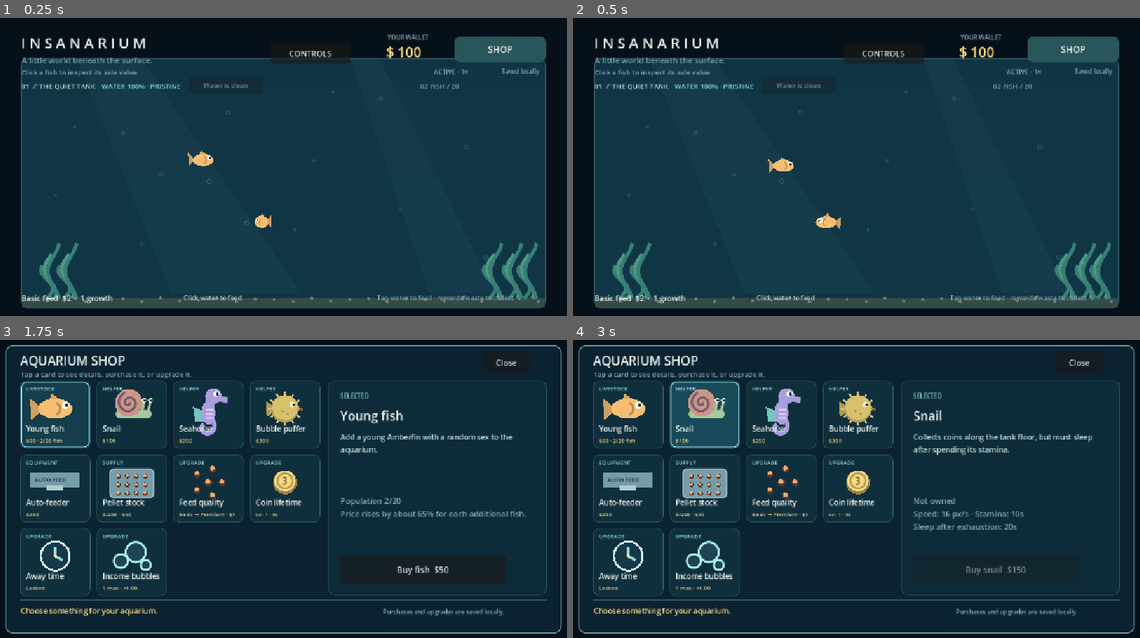
Above: before the commit, frames 1-4 (two rows, left to right).
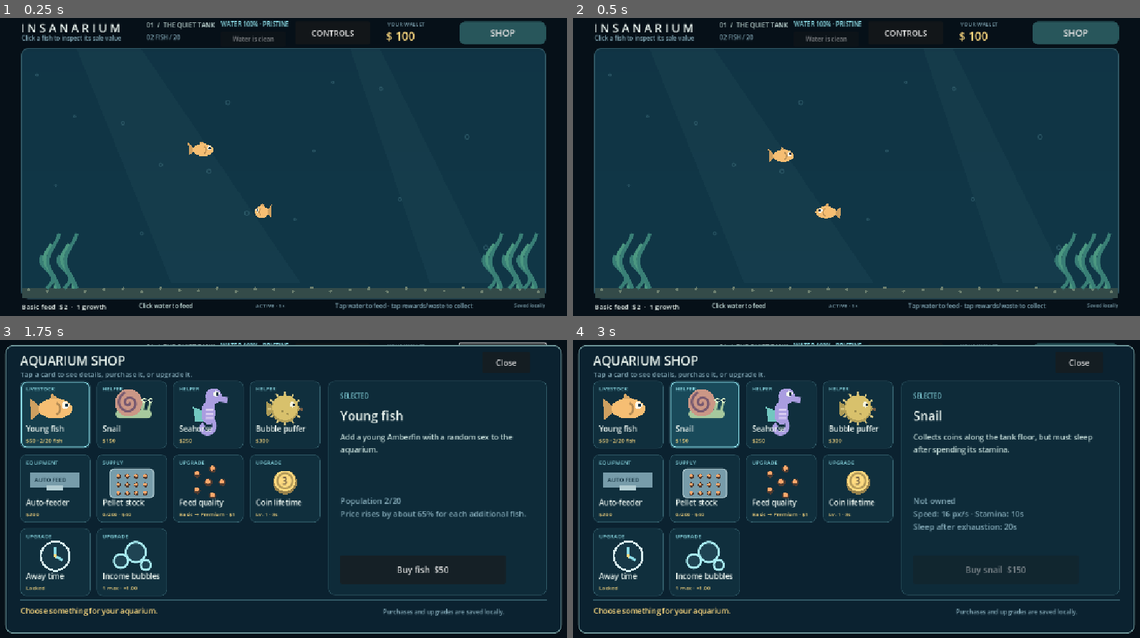
Above: after the commit, the same moments.

Repository: joshuakosasih/insanarium
Game: Godot game, scene res://scenes/aquarium.tscn
Two runs of this game, one before a commit and one after it. Both use one fixed random seed, a clock stepped at 60 frames per second and the inputs below.
Inputs (mouse positions are in pixels of both pictures, inside the frame that each line leads up to):
- Up to frame 1 (0.25 s): no input
- Up to frame 2 (0.5 s): no input
- Up to frame 3 (1.75 s): click "CONTROLS" at 0.5 s; click "SHOP" at 1.25 s
- Up to frame 4 (3 s): click (629, 414) at 2.02 s; click (703, 414) at 2.77 s

The runs differ from the first frame. In frame 1, 15% of the frame differs, in the area x 3-97%, y 0-99%; in frame 2, 15%; in frame 3, 0.2%; in frame 4, 0.2%.

Commit message:
Separate aquarium header and footer layout

Diff:
--- a/scripts/aquarium.gd
+++ b/scripts/aquarium.gd
@@ -9,12 +9,13 @@
 const MobileOrientationGateScript = preload("res://scripts/ui/mobile_orientation_gate.gd")
 const TANK := Rect2(48, 166, 1056, 504)
 const SWIM_BOUNDS := Rect2(85, 197, 982, 443)
-const TANK_BOTTOM_MARGIN := 16.0
+const TANK_BOTTOM_MARGIN := 36.0
 var feeds: Array[FeedProfile] = FeedProfile.tiers()
 var hud_layer: CanvasLayer
 var feed_upgrades := FeedUpgrades.new()
 var feed_label: Label
 var feed_status: Label
+var footer_hint: Label
 var invasions: InvasionDirector
 var pace_label: Label
 var away_data: Dictionary = {}
@@ -50,6 +51,7 @@
 var water_overlay: WaterQualityOverlay
 var buy_button: Button
 var shop_button: Button
+var controls_button: Button
 var shop_panel: Panel
 var shop_status: Label
 var shop_cards: Dictionary = {}
@@ -136,6 +138,13 @@
 	position = Vector2(extra_width * 0.5, tank_y)
 	if is_instance_valid(hud_layer):
 		hud_layer.offset.x = extra_width * 0.5
+	var footer_y: float = position.y + TANK.end.y + 6.0
+	if is_instance_valid(feed_label):
+		feed_label.position.y = footer_y
+		feed_status.position.y = footer_y
+		footer_hint.position.y = footer_y
+		pace_label.position.y = footer_y
+		save_label.position.y = footer_y
 
 func viewport_to_tank(viewport_position: Vector2) -> Vector2:
 	# Pointer events arrive in viewport coordinates. Convert through the complete
@@ -817,13 +826,13 @@
 	var hud := CanvasLayer.new()
 	hud_layer = hud
 	add_child(hud)
-	label_at(hud, "I N S A N A R I U M", Vector2(48, 30), 29, Color("e8f2ed"))
-	label_at(hud, "A little world beneath the surface.", Vector2(49, 73), 16, Color("83a9b7"))
-	label_at(hud, "YOUR WALLET", Vector2(785, 31), 12, Color("83a9b7"))
-	money_label = label_at(hud, "", Vector2(782, 49), 28, Color("ffdb80"))
+	label_at(hud, "I N S A N A R I U M", Vector2(48, 4), 23, Color("e8f2ed"))
+	label_at(hud, "01  /  THE QUIET TANK", Vector2(300, 5), 13, Color("c7dfdb"))
+	label_at(hud, "YOUR WALLET", Vector2(785, 4), 11, Color("83a9b7"))
+	money_label = label_at(hud, "", Vector2(782, 20), 23, Color("ffdb80"))
 	shop_button = Button.new()
-	shop_button.position = Vector2(920, 37)
-	shop_button.size = Vector2(184, 52)
+	shop_button.position = Vector2(930, 7)
+	shop_button.size = Vector2(174, 46)
 	shop_button.text = "SHOP"
 	shop_button.add_theme_font_size_override("font_size", 18)
 	var style := StyleBoxFlat.new()
@@ -835,8 +844,7 @@
 	shop_button.add_theme_stylebox_override("normal", style)
 	hud.add_child(shop_button)
 	shop_button.pressed.connect(toggle_shop)
-	label_at(hud, "01  /  THE QUIET TANK", Vector2(49, 127), 14, Color("c7dfdb"))
-	make_button(hud, "CONTROLS", Vector2(550, 50), Vector2(160, 42), func() -> void:
+	controls_button = make_button(hud, "CONTROLS", Vector2(600, 7), Vector2(150, 46), func() -> void:
 		care_panel.visible = not care_panel.visible
 		if care_panel.visible:
 			refresh_care())
@@ -860,15 +868,15 @@
 	care_details.autowrap_mode = TextServer.AUTOWRAP_WORD_SMART
 	make_button(care_panel, "Close", Vector2(550, 10), Vector2(82, 30), care_panel.hide)
 	care_panel.hide()
-	count_label = label_at(hud, "", Vector2(851, 127), 14, Color("83a9b7"))
-	cleanliness_label = label_at(hud, "", Vector2(210, 127), 14, Color("8edfe9"))
-	cleanliness_label.size = Vector2(170, 28)
-	clean_button = make_button(hud, "Full clean", Vector2(385, 119), Vector2(150, 34), purchase_full_clean)
-	clean_button.add_theme_font_size_override("font_size", 13)
+	count_label = label_at(hud, "", Vector2(300, 31), 12, Color("83a9b7"))
+	cleanliness_label = label_at(hud, "", Vector2(450, 4), 12, Color("8edfe9"))
+	cleanliness_label.size = Vector2(150, 28)
+	clean_button = make_button(hud, "Full clean", Vector2(450, 27), Vector2(130, 28), purchase_full_clean)
+	clean_button.add_theme_font_size_override("font_size", 12)
 	update_cleanliness()
-	feed_label = label_at(hud, "", Vector2(49, 552), 15, Color("e8f2ed"))
-	feed_status = label_at(hud, "", Vector2(375, 553), 13, Color("c7dfdb"))
-	label_at(hud, "Tap water to feed · rewards/waste to collect", Vector2(764, 553), 13, Color("83a9b7"))
+	feed_label = label_at(hud, "", Vector2(49, 570), 14, Color("e8f2ed"))
+	feed_status = label_at(hud, "", Vector2(285, 570), 12, Color("c7dfdb"))
+	footer_hint = label_at(hud, "Tap water to feed · tap rewards/waste to collect", Vector2(680, 570), 12, Color("83a9b7"))
 	var debug := DebugControls.new()
 	debug.hunger_requested.connect(func() -> void:
 		for fish in get_tree().get_nodes_in_group("fish"):
@@ -905,7 +913,7 @@
 		selected_fish = null
 		update_inspection())
 	inspector_panel.hide()
-	inspect_label = label_at(hud, "Tap a fish to inspect it", Vector2(49, 99), 14, Color("83a9b7"))
+	inspect_label = label_at(hud, "Tap a fish to inspect it", Vector2(49, 32), 12, Color("83a9b7"))
 	sell_button = make_button(inspector_panel, "Select a fish to sell", Vector2(69, 478), Vector2(210, 38), sell_selected)
 	sell_button.disabled = true
 	var challenge := CheckButton.new()
@@ -928,9 +936,9 @@
 	breeding_toggle.button_pressed = breeding.enabled
 	breeding_toggle.toggled.connect(func(value: bool) -> void: breeding.enabled = value)
 	care_panel.add_child(breeding_toggle)
-	pace_label = label_at(hud, "ACTIVE · 1×", Vector2(878, 99), 13, Color("83a9b7"))
+	pace_label = label_at(hud, "ACTIVE · 1×", Vector2(520, 570), 11, Color("83a9b7"))
 	breeding_status = label_at(care_panel, "Well-fed adult pairs · 5 min cooldown", Vector2(18, 428), 14, Color("83a9b7"))
-	save_label = label_at(hud, "Autosave", Vector2(1015, 99), 12, Color("83a9b7"))
+	save_label = label_at(hud, "Autosave", Vector2(1040, 570), 10, Color("83a9b7"))
 	transfer = SaveTransfer.new()
 	add_child(transfer)
 	transfer.import_ready.connect(confirm_import)
--- a/tests/prototype_test.gd
+++ b/tests/prototype_test.gd
@@ -26,6 +26,10 @@
 	var sample_viewport_point: Vector2 = tank.get_global_transform_with_canvas() * sample_tank_point
 	check(tank.viewport_to_tank(sample_viewport_point).is_equal_approx(sample_tank_point), "pointer conversion reverses the complete scaled and centered canvas transform")
 	check(tank.position.y + tank.TANK.end.y <= tank.get_viewport_rect().size.y - tank.TANK_BOTTOM_MARGIN, "short viewports retain a safe margin below the tank")
+	var visible_tank_top: float = tank.position.y + tank.TANK.position.y
+	var visible_tank_bottom: float = tank.position.y + tank.TANK.end.y
+	check(tank.controls_button.position.y + tank.controls_button.size.y < visible_tank_top and tank.shop_button.position.y + tank.shop_button.size.y < visible_tank_top, "shop and controls occupy the header above the tank")
+	check(tank.feed_label.position.y > visible_tank_bottom and tank.feed_status.position.y > visible_tank_bottom and tank.footer_hint.position.y > visible_tank_bottom, "feeding and help text occupy the footer below the tank")
 	var pointer_event := InputEventMouseButton.new()
 	pointer_event.button_index = MOUSE_BUTTON_LEFT
 	pointer_event.pressed = true
Not shown, changed: README.md
Not shown, changed: build/web/index.html
Not shown, changed: build/web/index.pck
